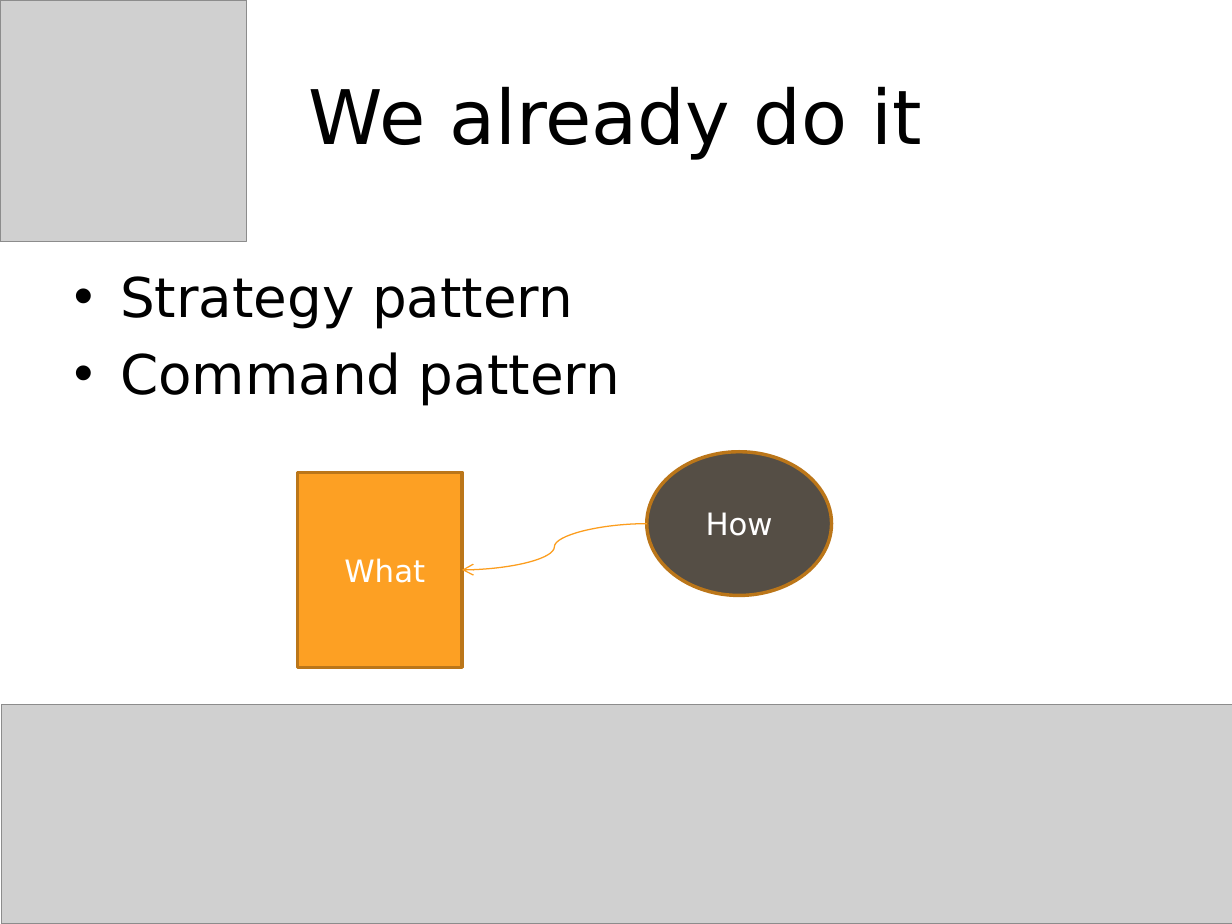
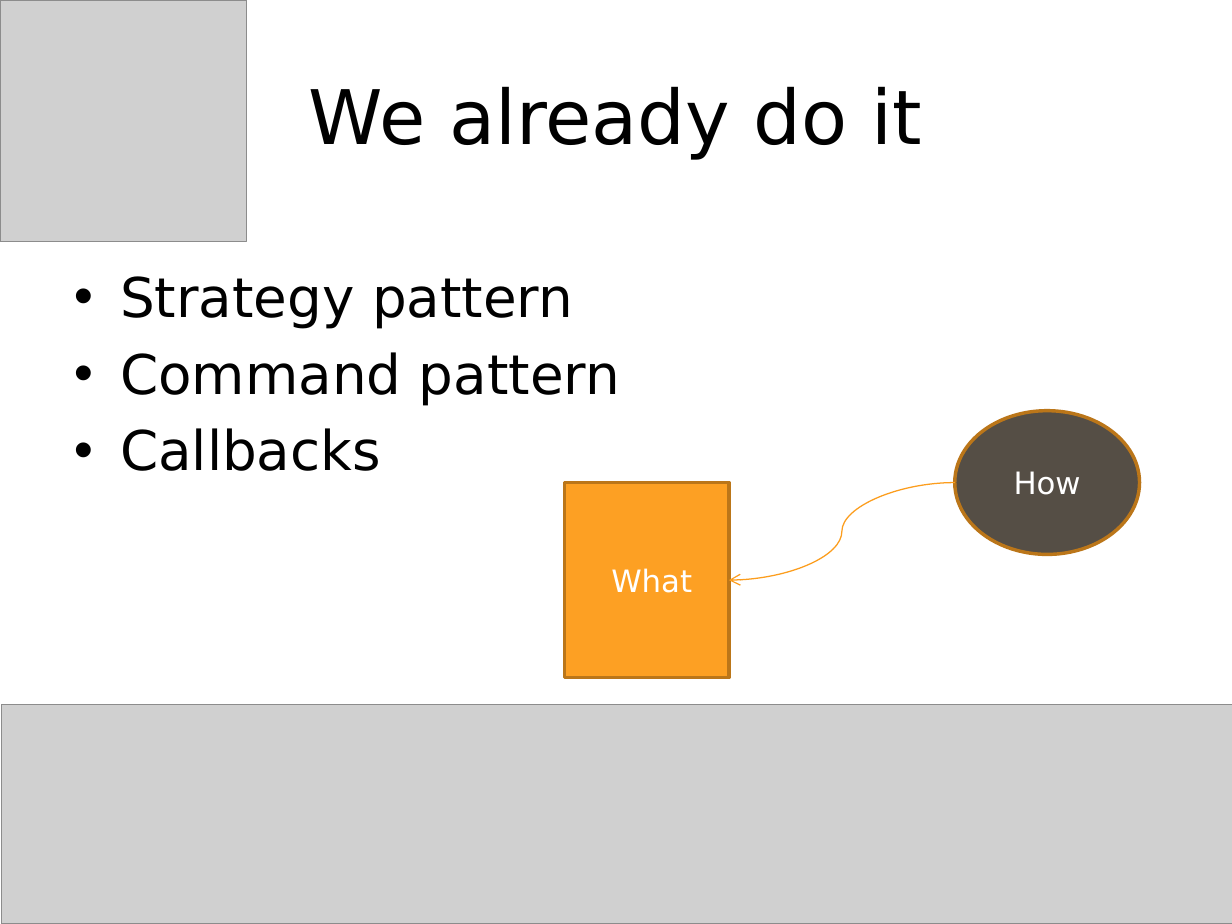
Before and after one commit to jessitron/fp4ood, a slide deck: slide 41 of FunctionalEye.pptx (slide 20 before the commit). Drawn at 1232x924 pixels with LibreOffice and Linux fonts; fonts in the diff are those of the drawing; grey boxes stand for pictures. Boxes give left, top, right and bottom in pixels: in the first picture for what was removed or moved away, otherwise in the second. Text is boxed around its words. In the diff, an @@ line names an element or a change of style, - is before the commit and + after.

```diff
--- a/FunctionalEye.pptx
+++ b/FunctionalEye.pptx
@@ ellipse "How": place and size @@
-ellipse "How" at (647,452,832,596)
+ellipse "How" at (955,410,1140,554)
@@ text at (120,428,381,471): paragraph added @@
+• Callbacks
@@ rectangle "What": place and size @@
-rectangle "What" at (298,472,462,667)
+rectangle "What" at (564,483,728,678)
@@ curved arrow moved from (647, 524) - (462, 569) to (955, 483) - (729, 580) @@
```
Also in this commit, not shown: 39 other slides changed, 37 slides added, 4 slides removed, 43 other files.
